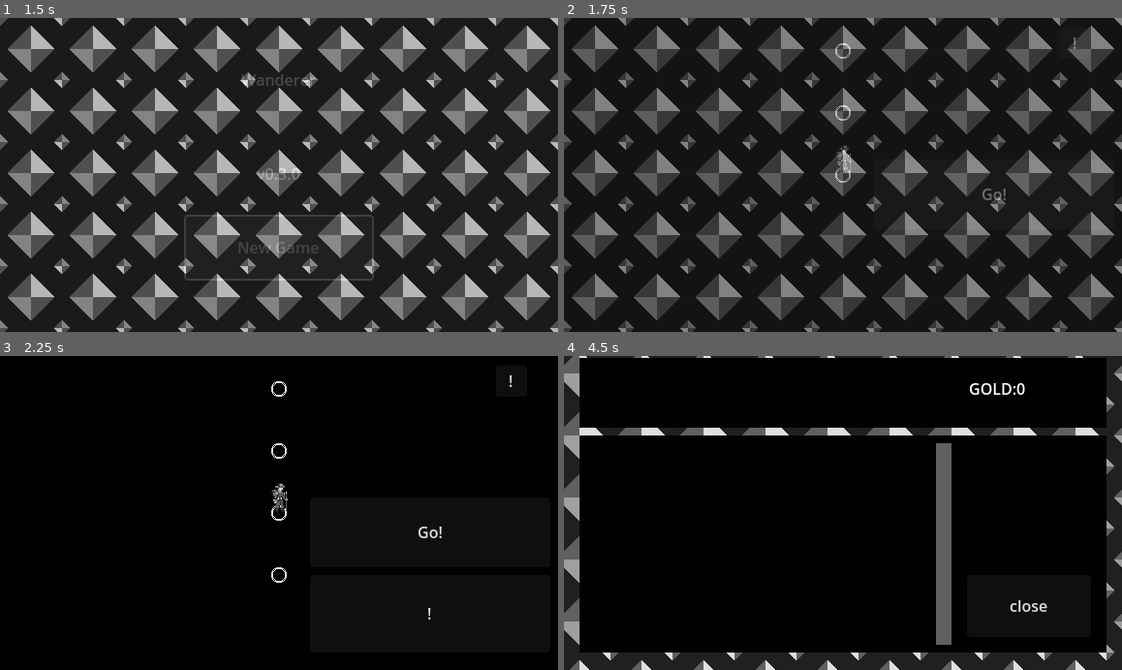
Above: before the commit, frames 1-4 (two rows, left to right).
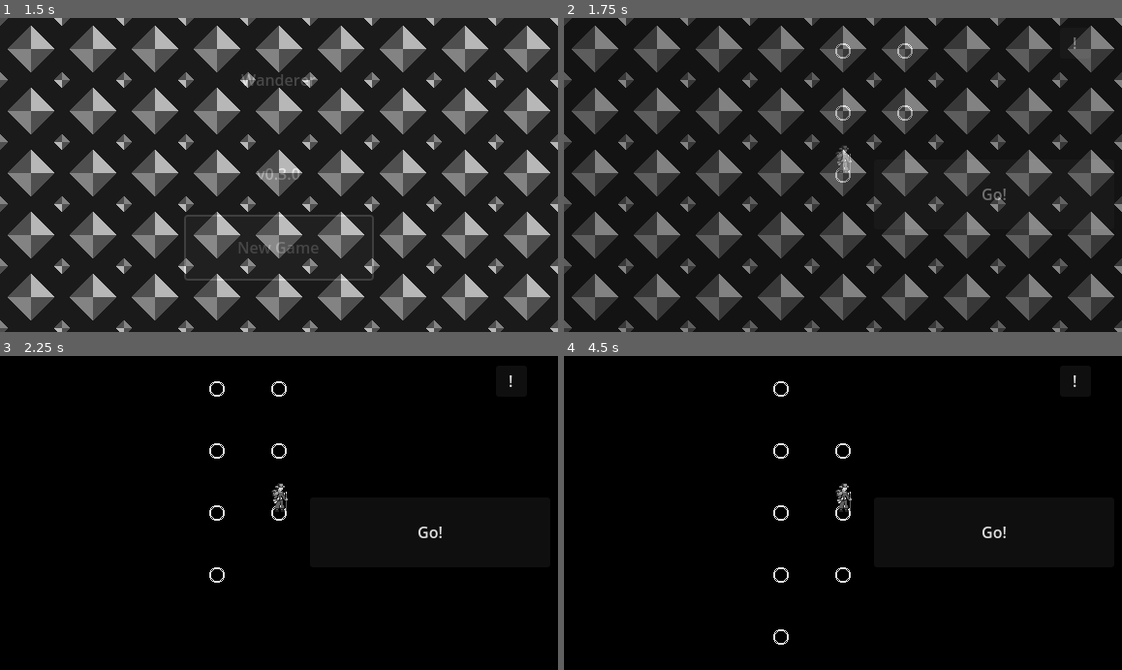
Above: after the commit, the same moments.

Repository: LidesSam/wanderer
Game: Godot game, scene res://source/scenes/main_menu.tscn
Two runs of this game, one before a commit and one after it. Both use one fixed random seed, a clock stepped at 60 frames per second and the inputs below.
Inputs:
- Up to frame 1 (1.5 s): click "New Game" at 0.5 s; click "New Game" at 1.25 s
- Up to frame 2 (1.75 s): no input
- Up to frame 3 (2.25 s): click "Go!" at 2 s
- Up to frame 4 (4.5 s): click "Go!" at 2.75 s; click "!" at 3.5 s; click "Encounter!♠!" (after the commit: "close") at 4.25 s

Frame 1 is identical in both runs. In frame 2, less than 0.1% of the frame differs, in the area x 59-63%, y 8-33%; in frame 3, 0.2%; in frame 4, 16%, in the area x 0-100%, y 0-100%.

Commit message:
new freature: basic bifuraction
no selector to take it or not

Diff:
--- a/source/elements/chunk.gd
+++ b/source/elements/chunk.gd
@@ -18,6 +18,27 @@
 	if(mapLocs.size()>1):
 		freeLocs.push_back(loc)
 
+##gen a small bifurcation inside of the chunk
+func add_sidepath_sub_bifurcation(locTemp,step:int = 64,size:int=3):
+
+	if(mapLocs.size()<3):
+		print("to small to bifurcation")
+		return false
+
+	if(size>mapLocs.size()-2):
+		size=mapLocs.size()-2
+	var lastLoc=mapLocs[0]
+	var displazament= Vector2(step,0)
+	for i in range(size):
+		var pos= 1+i
+		var loc=locTemp.instantiate()
+		lastLoc.add_conection(loc)
+		loc.add_conection(lastLoc)
+		add_location(loc)
+		loc.position=mapLocs[pos].position+displazament
+		lastLoc=loc
+	lastLoc.add_conection(mapLocs[size+1])
+
 func add_rand_foe_encounters( min:int=1, max:int=2):
 	if(max<=min):
 		max= min+1
--- a/source/factory/mapGen.gd
+++ b/source/factory/mapGen.gd
@@ -25,6 +25,8 @@
 
 		loc.position=Vector2(0,0-step*i)
 		chunk.add_location(loc)
+
+	chunk.add_sidepath_sub_bifurcation(locTemp,step,3)
 	chunk.add_rand_foe_encounters(2,4)
 
 
